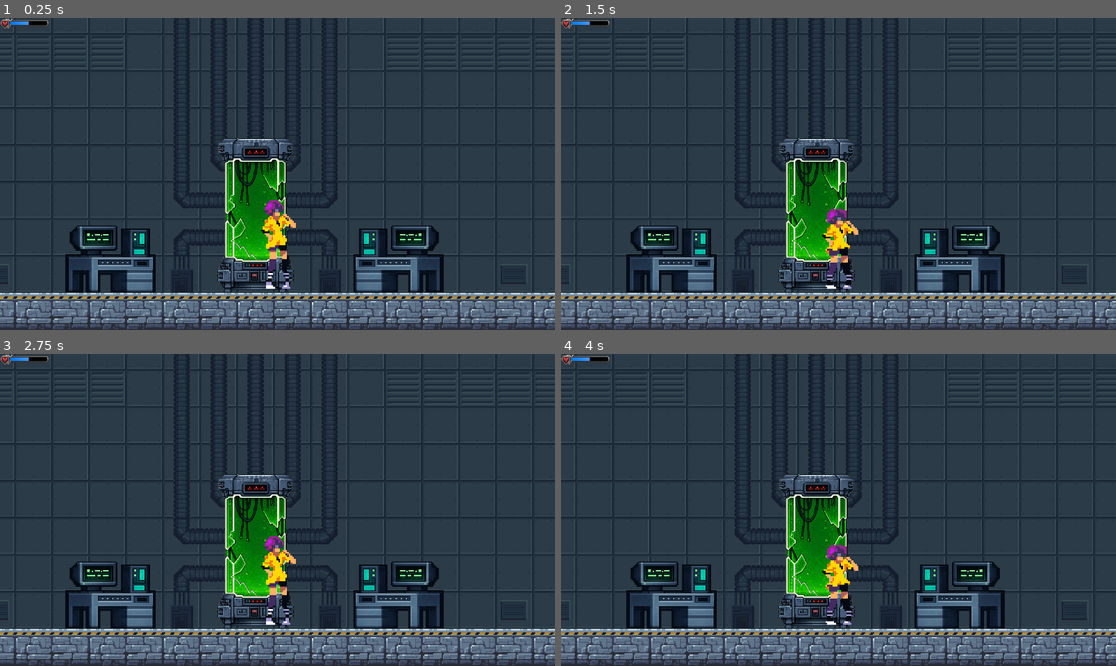
Above: before the commit, frames 1-4 (two rows, left to right).
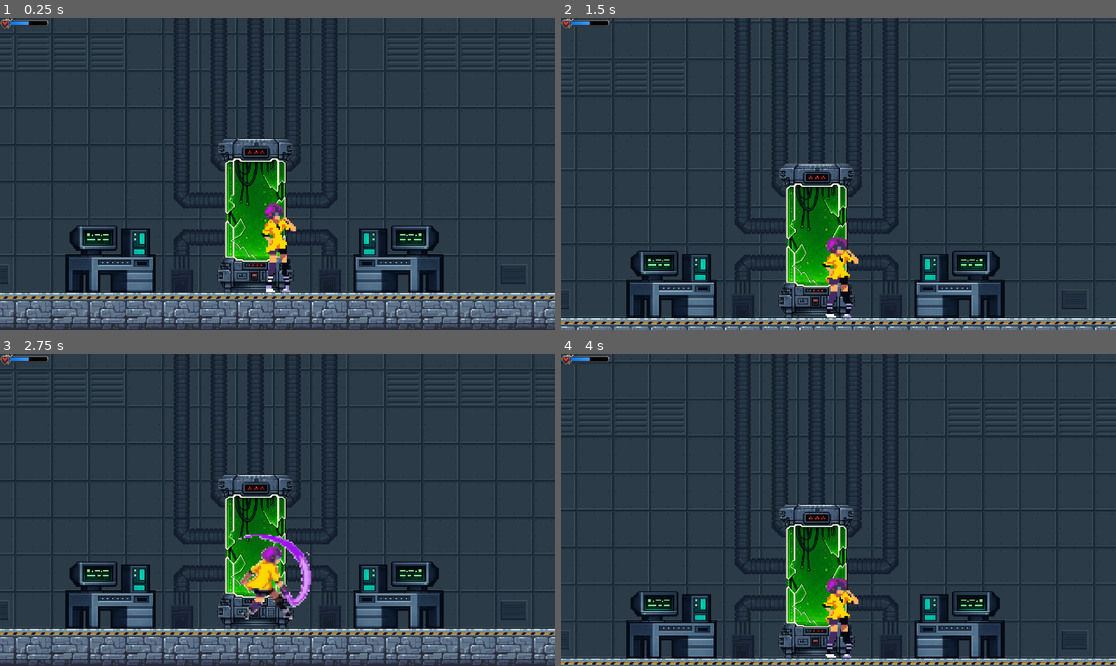
Above: after the commit, the same moments.

Repository: reksm0/cyborg-2D
Game: Godot game, scene res://Scenes/rooms/awakening_lab.tscn
Same seed, same stepped clock (60 frames per second), same inputs: the game is played once before the commit and once after it.
Inputs:
- Up to frame 1 (0.25 s): no input
- Up to frame 2 (1.5 s): tap Enter (ui_accept) at 0.5, 0.8, 1.35 s; hold D (right) from 0.53 s (still down); tap X (attack) at 0.6 s; tap Space (jump) at 0.77, 1.07 s
- Up to frame 3 (2.75 s): tap Space (jump) at 1.52, 1.55, 1.82, 2.1 s; release D (right) at 2.03 s; hold A (left) from 2.03 s (still down); tap X (attack) at 2.3 s
- Up to frame 4 (4 s): release A (left) at 2.78 s; hold D (right) from 2.78 s (still down); tap X (attack) at 2.85 s; tap Space (jump) at 3.02, 3.32, 3.77, 3.8 s; tap Enter (ui_accept) at 3.05 s; tap E (interact) at 3.6 s

The runs differ from the first frame. In frame 1, 0.7% of the frame differs, in the area x 47-54%, y 58-88%; in frame 2, 22%; in frame 3, 1.8%; in frame 4, 22%, in the area x 0-100%, y 0-100%.
Error before the commit: Parse Error: Function "_physics_process" has the same name as a previously declared function. (res://Scripts/player.gd:27)

Commit message:
player script updation

Diff:
--- a/Scripts/player.gd
+++ b/Scripts/player.gd
@@ -9,22 +9,17 @@
 
 var health := 5
 var knockback := Vector2.ZERO
+var is_attacking := false
 
 
 func _physics_process(delta: float) -> void:
+	# Gravity
 	if not is_on_floor():
 		velocity.y += gravity * delta
 
+	# Knockback
 	velocity += knockback
 	knockback = knockback.move_toward(Vector2.ZERO, 12000 * delta)
-
-	if Input.is_action_just_pressed("ui_accept") and is_on_floor():
-		velocity.y = JUMP_VELOCITY
-
-	var input_axis := Input.get_axis("ui_left", "ui_right")
-var is_attacking = false
-
-func _physics_process(delta):
 
 	# Attack
 	if Input.is_action_just_pressed("attack") and !is_attacking:
@@ -35,16 +30,12 @@
 		move_and_slide()
 		return
 
-	# Gravity
-	if not is_on_floor():
-		velocity.y += gravity * delta
-
 	# Jump
-	if Input.is_action_just_pressed("jump") and is_on_floor():
+	if Input.is_action_just_pressed("ui_accept") and is_on_floor():
 		velocity.y = JUMP_VELOCITY
 
 	# Movement
-	var input_axis = Input.get_axis("left", "right")
+	var input_axis := Input.get_axis("ui_left", "ui_right")
 
 	if input_axis:
 		velocity.x = input_axis * SPEED
@@ -57,7 +48,6 @@
 	reset_player_position()
 
 
-func update_animations(input_axis: float) -> void:
 func start_attack():
 	is_attacking = true
 	velocity.x = 0
@@ -69,8 +59,7 @@
 	is_attacking = false
 
 
-func update_animations(input_axis):
-
+func update_animations(input_axis: float) -> void:
 	if is_attacking:
 		return
 
@@ -95,7 +84,8 @@
 	health -= amount
 
 	var dir = sign(global_position.x - attacker_pos.x)
-#
+
+	# Knockback
 	knockback = Vector2(dir * 450, -300)
 
 	if health <= 0:
@@ -107,8 +97,5 @@
 
 
 func reset_player_position() -> void:
-
-
-func reset_player_position():
 	if global_position.y > 500:
 		global_position = Vector2(100, 100)
